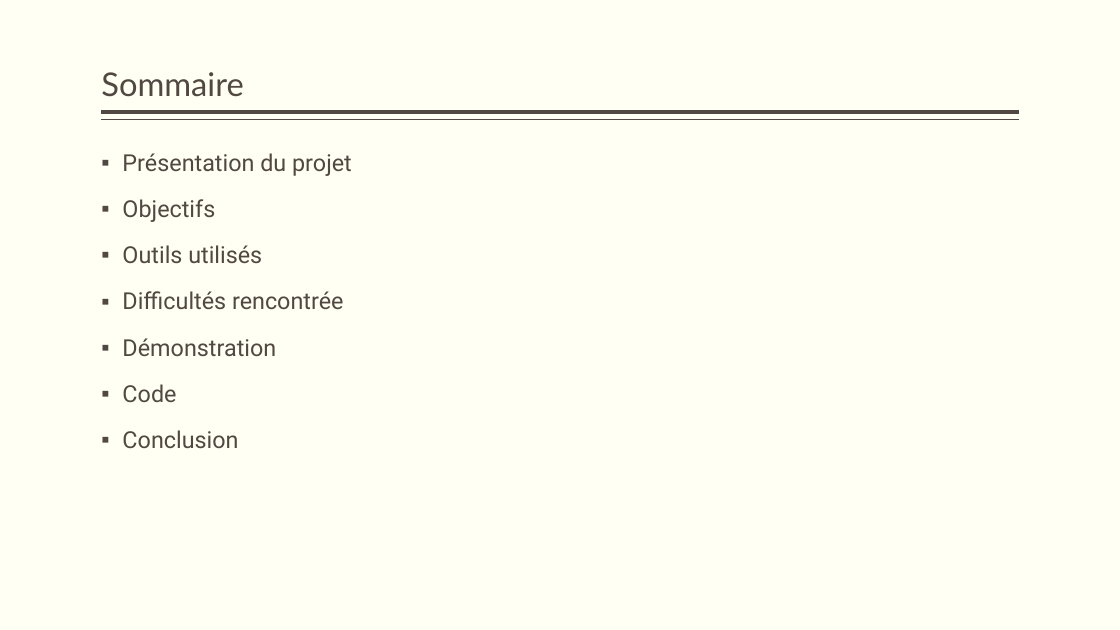
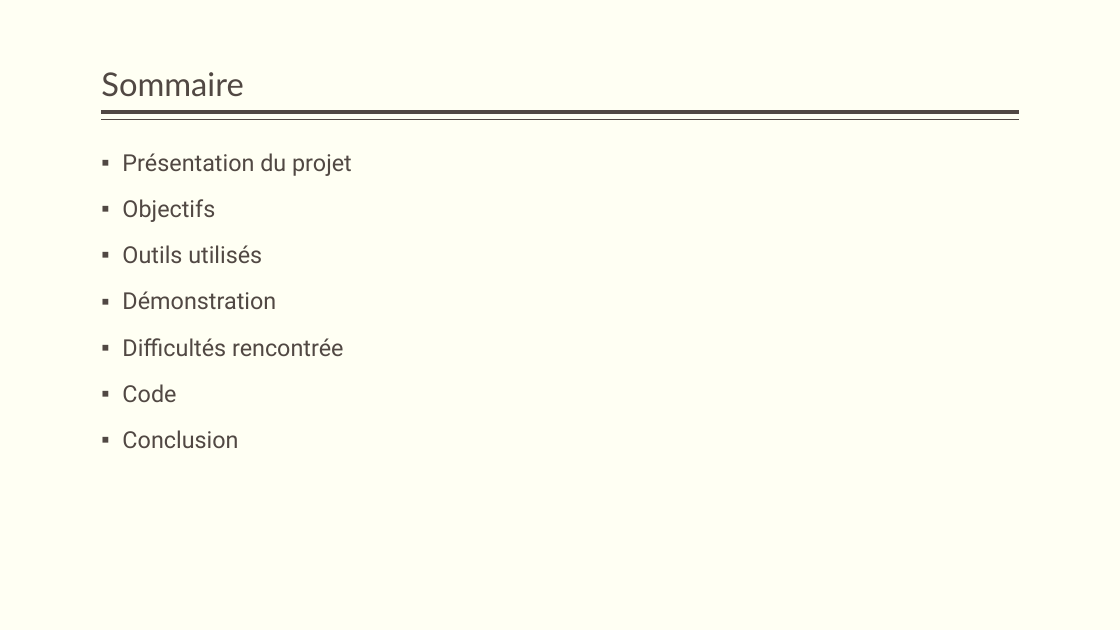
Before and after one commit to Yoannmr2005/sitePersoLivre, a slide deck: slide 2 of document/presentationSitePerso.pptx. Drawn at 1120x630 pixels with LibreOffice and Linux fonts; fonts in the diff are those of the drawing. Boxes give left, top, right and bottom in pixels: in the first picture for what was removed or moved away, otherwise in the second. Text is boxed around its words. In the diff, an @@ line names an element or a change of style, - is before the commit and + after.

```diff
--- a/document/presentationSitePerso.pptx
+++ b/document/presentationSitePerso.pptx
@@ text at bbox=[122, 291, 276, 309]: paragraph added @@
+▪ Démonstration
@@ text at bbox=[122, 338, 276, 356]: paragraph removed @@
-▪ Démonstration
```
Also in this commit, not shown: 1 other slide changed, 2 other files.
